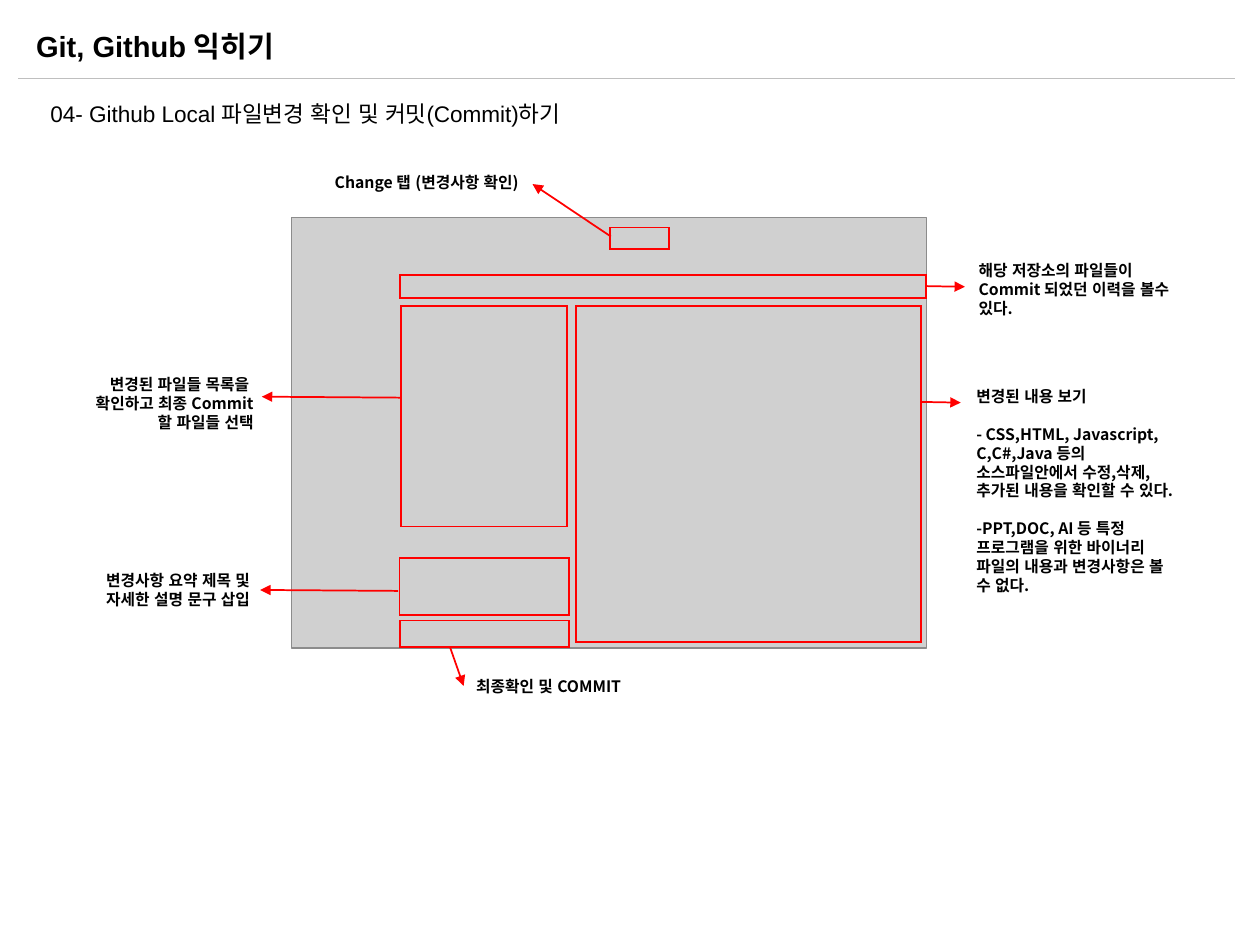
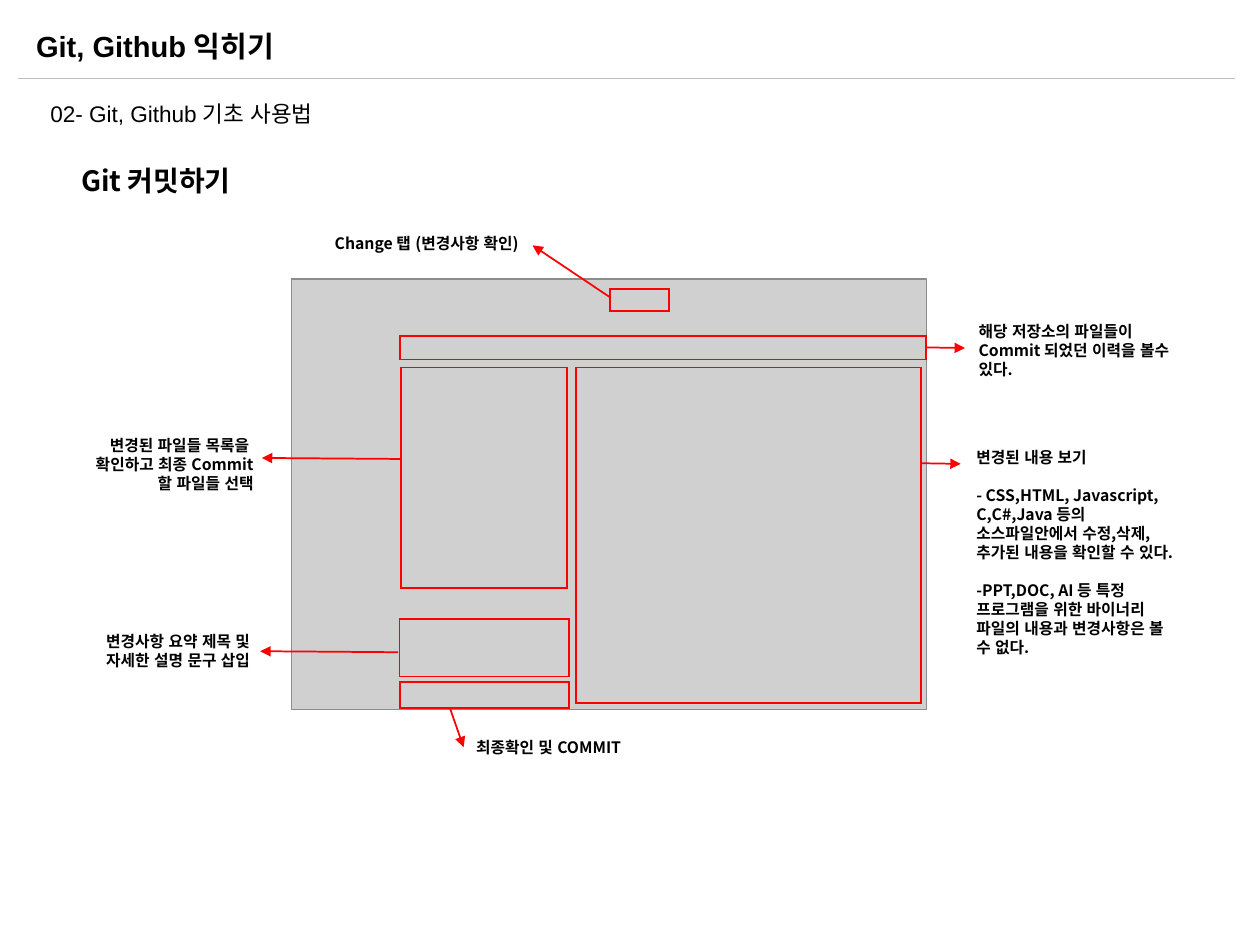
Before and after one commit to sabin21/NodeJS_Workflow_Study, a slide deck: slide 16 of CH00_Git_Github.pptx (slide 15 before the commit). Drawn at 1260x945 pixels with LibreOffice and Linux fonts; fonts in the diff are those of the drawing; grey boxes stand for pictures. Boxes give left, top, right and bottom in pixels: in the first picture for what was removed or moved away, otherwise in the second. Text is boxed around its words. In the diff, an @@ line names an element or a change of style, - is before the commit and + after.

Commit message:
재 수정된 파일들

```diff
--- a/CH00_Git_Github.pptx
+++ b/CH00_Git_Github.pptx
@@ text at box(50, 103, 312, 125): text changed @@
-04- Github Local 파일변경 확인 및 커밋(Commit)하기
+02- Git, Github 기초 사용법
@@ text added at box(81, 167, 231, 194), 16 pt, text #000000, bold @@
+Git 커밋하기
@@ 6 texts, 6 arrows, 6 rectangles, 1 picture: place and size @@
-6 texts, 6 arrows, 6 rectangles, 1 picture at box(96, 172, 1173, 694)
+6 texts, 6 arrows, 6 rectangles, 1 picture at box(96, 234, 1173, 755)
```
Also in this commit, not shown: 11 other slides changed, 2 slides added, 1 slide removed, 1 other file.
